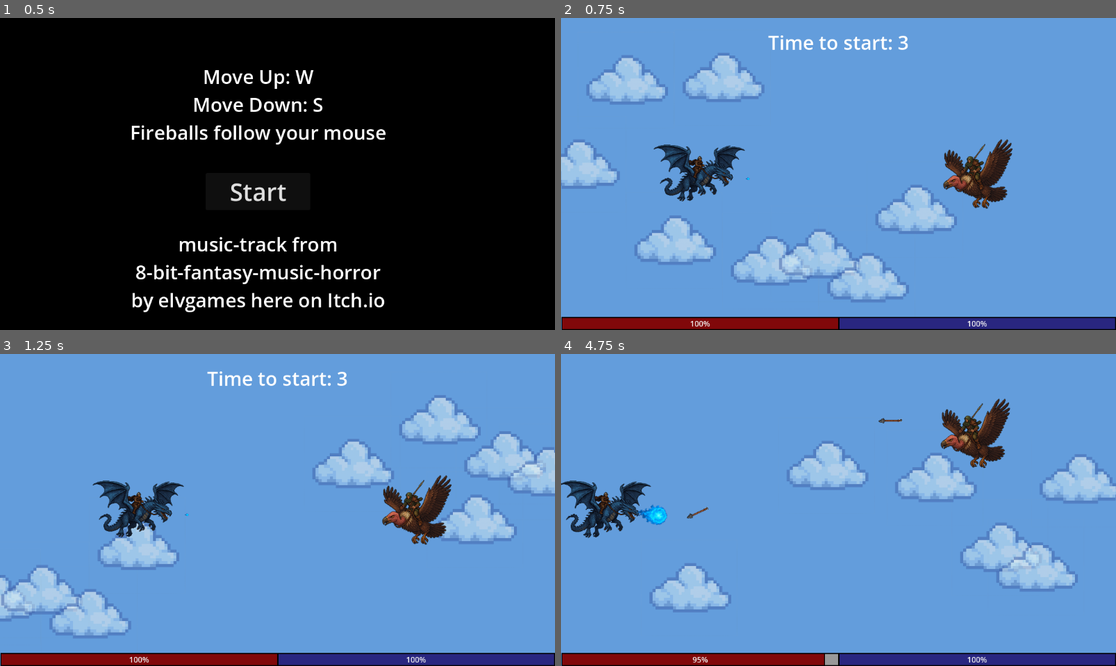
Above: before the commit, frames 1-4 (two rows, left to right).
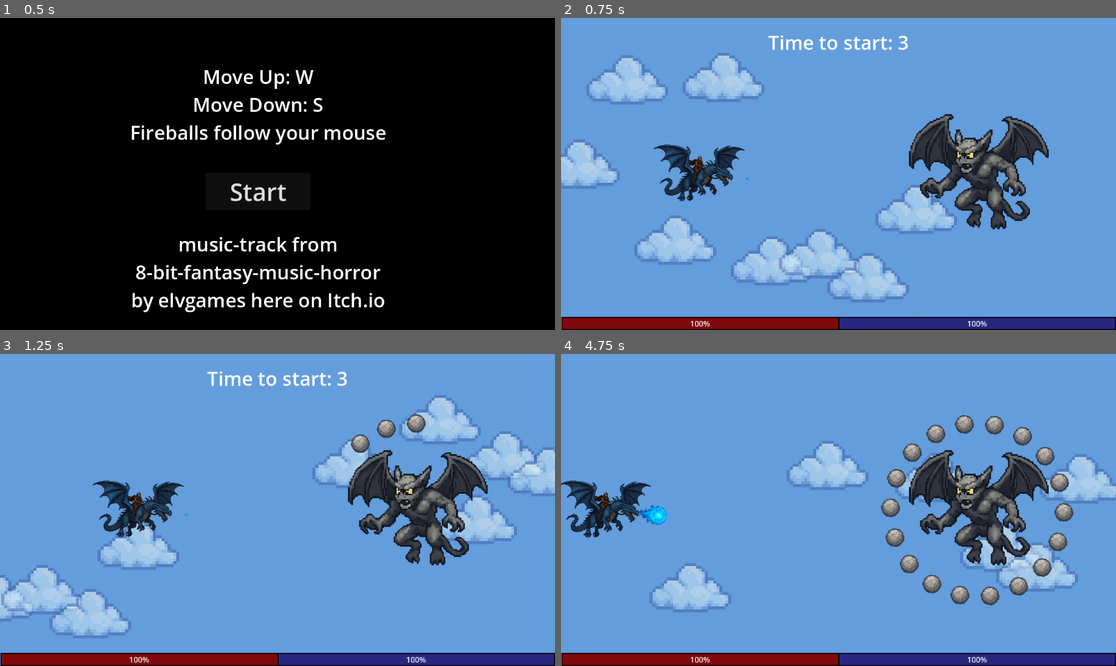
Above: after the commit, the same moments.

Repository: marwansabih/dragon_rider
Game: Godot game, scene res://main.tscn
The game is run twice, just before and just after one commit, with the same random seed, the same clock (stepped at 60 frames per second) and the same inputs.
Inputs (mouse positions are in pixels of both pictures, inside the frame that each line leads up to):
- Up to frame 1 (0.5 s): no input
- Up to frame 2 (0.75 s): click "Start" at 0.5 s
- Up to frame 3 (1.25 s): no input
- Up to frame 4 (4.75 s): move the mouse to (960, 494) at 1.27 s; hold D 1.28-2 s; click (960, 494) at 1.42 s; drag from (727, 525) to (971, 513) at 2.02 s; move the mouse to (894, 441) at 2.77 s; hold D 2.78-3.5 s; drag from (810, 572) to (971, 513) at 3.52 s; move the mouse to (1005, 556) at 4.27 s; hold A from 4.28 s (still down)

Frame 1 is identical in both runs. In frame 2, 4.8% of the frame differs, in the area x 62-88%, y 30-68%; in frame 3, 5.3%; in frame 4, 9.2%, in the area x 22-93%, y 14-100%.

Commit message:
first implementation of gargolye boss

Diff:
--- /dev/null
+++ b/Projectiles/stone.gd
@@ -0,0 +1,18 @@
+class_name Stone
+
+extends Sprite2D
+
+var velocity_magnitud: int = 20
+var velocity_dir: Vector2
+var shooter: String
+
+func _ready() -> void:
+	$Area2D.add_to_group("projectile")
+	$VisibleOnScreenNotifier2D.screen_exited.connect(
+		func(): queue_free()
+	)
+
+func _physics_process(delta: float) -> void:
+	if velocity_dir:
+		var delta_pos = velocity_dir * velocity_magnitud
+		position += delta_pos
--- a/Projectiles/stone.tscn
+++ b/Projectiles/stone.tscn
@@ -1,6 +1,20 @@
-[gd_scene load_steps=2 format=3 uid="uid://7ksbrht3qlw8"]
+[gd_scene load_steps=4 format=3 uid="uid://7ksbrht3qlw8"]
 
 [ext_resource type="Texture2D" uid="uid://d0gjwb4kdogin" path="res://images/stone.png" id="1_as7bu"]
+[ext_resource type="Script" uid="uid://bdc1j4ylj8fr3" path="res://Projectiles/stone.gd" id="2_2v20m"]
+
+[sub_resource type="CircleShape2D" id="CircleShape2D_2v20m"]
+radius = 16.0312
 
 [node name="Stone" type="Sprite2D"]
 texture = ExtResource("1_as7bu")
+script = ExtResource("2_2v20m")
+
+[node name="Area2D" type="Area2D" parent="."]
+
+[node name="CollisionShape2D" type="CollisionShape2D" parent="Area2D"]
+shape = SubResource("CircleShape2D_2v20m")
+
+[node name="VisibleOnScreenNotifier2D" type="VisibleOnScreenNotifier2D" parent="."]
+position = Vector2(0.5, -2.86102e-07)
+scale = Vector2(1.25, 1.3)
--- a/enemies/enemy_screen.gd
+++ b/enemies/enemy_screen.gd
@@ -3,13 +3,15 @@
 
 @export var flying_vulpture_class : PackedScene
 @export var flying_dragon_class: PackedScene
+@export var gargoyle_class: PackedScene
 @export var spear_class: PackedScene
 
 var game_screen: GameScreen
 
 func setup(game_screen: GameScreen):
 	self.game_screen = game_screen
-	create_enemy("vulpture")
+	#create_enemy("vulpture")
+	create_enemy("gargoyle")
 	"""
 	$Timer.timeout.connect(
 		create_enemy.bind("vulpture")
@@ -40,6 +42,17 @@
 		)
 		#$Timer.wait_time = randf_range(15,20)
 		#$Timer.start()
+	if name == "gargoyle":
+		var gargoyle: Gargoyle = gargoyle_class.instantiate()
+		game_screen.add_child(gargoyle)
+		gargoyle.setup(game_screen)
+		$Healthbar.max_value = gargoyle.health
+		$Healthbar.value = gargoyle.health
+		gargoyle.took_hit.connect(
+			update_enemy_bar
+		)
+
+
 	if name == "flying_dragon":
 		var flying_dragon: FlyingDragon = flying_dragon_class.instantiate()
 		var x = 1151 - 75
@@ -109,7 +122,6 @@
 	var dy = -target_pos.y + start_pos.y  # correct direction (taking into account that dy starts from top)
 	var vx = -1000.0  # leftward horizontal speed
 	var t = abs(dx / vx)  # time to reach target at this vx
-	print(t)
 
 	var vy = (dy + 0.5 * g * t * t) / t  # vertical speed with gravity
 
--- a/enemies/enemy_screen.tscn
+++ b/enemies/enemy_screen.tscn
@@ -1,9 +1,10 @@
-[gd_scene load_steps=8 format=3 uid="uid://cb6cs1flpc6np"]
+[gd_scene load_steps=9 format=3 uid="uid://cb6cs1flpc6np"]
 
 [ext_resource type="Script" uid="uid://brqani7vcr6ha" path="res://enemies/enemy_screen.gd" id="1_mfcrk"]
 [ext_resource type="PackedScene" uid="uid://1kryypyi2eii" path="res://enemies/flying_vulputure.tscn" id="2_menia"]
 [ext_resource type="PackedScene" uid="uid://yau1r41donsw" path="res://enemies/flying_dragon.tscn" id="3_0cb6c"]
 [ext_resource type="PackedScene" uid="uid://r8cgma6s024x" path="res://Projectiles/spear.tscn" id="3_j8kao"]
+[ext_resource type="PackedScene" uid="uid://ckls68aqb2xoj" path="res://enemies/gargoyle.tscn" id="4_wc4l7"]
 [ext_resource type="AudioStream" uid="uid://eypv3satute7" path="res://music/Bow Blocked 3.ogg" id="5_adkbi"]
 
 [sub_resource type="StyleBoxFlat" id="StyleBoxFlat_adkbi"]
@@ -25,6 +26,7 @@
 script = ExtResource("1_mfcrk")
 flying_vulpture_class = ExtResource("2_menia")
 flying_dragon_class = ExtResource("3_0cb6c")
+gargoyle_class = ExtResource("4_wc4l7")
 spear_class = ExtResource("3_j8kao")
 
 [node name="Timer" type="Timer" parent="."]
--- a/enemies/flying_vulputure.gd
+++ b/enemies/flying_vulputure.gd
@@ -30,8 +30,6 @@
 	$StartXFlight.stop()
 
 func take_hit(area: Area2D):
-	if not $AudioStreamPlayer2D.playing:
-		$AudioStreamPlayer2D.play()
 	if not area.is_in_group("projectile"):
 		return
 	var spear = area.get_parent()
@@ -40,6 +38,8 @@
 
 	if spear.shooter != "dragon":
 		return
+	if not $AudioStreamPlayer2D.playing:
+		$AudioStreamPlayer2D.play()
 	modulate = Color.RED
 	await get_tree().create_timer(0.2).timeout
 	modulate = org_modulate
--- a/enemies/gargoyle.gd
+++ b/enemies/gargoyle.gd
@@ -4,60 +4,133 @@
 
 @export var stone_class: PackedScene
 
-var first_stone_circle = []
-var first_stone_circle_rotating = false
+class StoneCircle:
+	var circle: Array = []
+	var rotation_factor = 1
+	var radius: int = 180
+	var circle_rotating: bool = false
+	var firiging_enabled: bool = false
+
+
+var first_stone_circle = StoneCircle.new()
+var second_stone_circle = StoneCircle.new()
+
 var delta_phi = 0.5 /360 * PI * 2
-var firing_enabled = false
-var fired_stones = []
+
 var firing_threshold_angle = 0.1
+var stone_generation_time = 0.2
 var target_position
+var max_health = 3000
+var health = 3000
+var game_screen: GameScreen
+var player: Dragon
+var stage = 1
+
+
+var org_modulate: Color
+
+signal took_hit(damage)
+
+
 
 func _ready() -> void:
-	generate_stone_circle()
+	org_modulate = modulate
+	position = Vector2(0.75 * 1152.0, 324)
+	$Area2D.area_entered.connect(take_hit)
+	generate_stone_circle(
+		first_stone_circle,
+		180
+	)
+
+func generate_stone_circle(
+	stone_circle: StoneCircle,
+	radius: int,
+	rotation_factor=1
+) -> void:
+	stone_circle.radius = radius
+	stone_circle.rotation_factor = rotation_factor
+	for i in 18:
+		var angle: float = - i * PI/9 * rotation_factor
+		var dir = Vector2(0,-1).rotated(angle)
+		var stone_position: Vector2 = radius * dir
+		await get_tree().create_timer(stone_generation_time).timeout
+		var stone: Stone = stone_class.instantiate()
+		stone.shooter = "gargoyle"
+		stone.position = stone_position + global_position
+		stone_circle.circle.append(stone)
+		game_screen.add_child(stone)
+	stone_circle.circle_rotating = true
+	await get_tree().create_timer(0.5).timeout
+	stone_circle.firiging_enabled = true
+
+func _physics_process(delta: float) -> void:
+	if first_stone_circle.circle_rotating:
+		rotate_circle(first_stone_circle)
+	if second_stone_circle.circle_rotating:
+		rotate_circle(second_stone_circle)
 
 
-func generate_stone_circle() -> void:
-	for i in 18:
-		var angle: float = - i * PI/9
-		var dir = Vector2(0,-1).rotated(angle)
-		var stone_position: Vector2 = 180 * dir
-		await get_tree().create_timer(0.2).timeout
-		var stone: Sprite2D = stone_class.instantiate()
-		stone.position = stone_position
-		first_stone_circle.append(stone)
-		add_child(stone)
-	first_stone_circle_rotating = true
-	await get_tree().create_timer(0.5).timeout
-	start_shooting(Vector2(100,100))
+func take_hit(area: Area2D):
+	if not area.is_in_group("projectile"):
+		return
+	var spear = area.get_parent()
 
-func _physics_process(delta: float) -> void:
-	if first_stone_circle_rotating:
-		rotate_circle()
+	if spear.shooter != "dragon":
+		return
+	#if not $AudioStreamPlayer2D.playing:
+	#	$AudioStreamPlayer2D.play()
+	modulate = Color.RED
+	await get_tree().create_timer(0.2).timeout
+	modulate = org_modulate
+	if spear and is_instance_valid(spear):
+		spear.queue_free()
+	health -= 20
+	took_hit.emit(20)
+	if health <= max_health * 2/3 and stage == 1:
+		delta_phi *= 3
+		stone_generation_time /= 2
+		stage += 1
+	if health <= max_health * 1/3 and stage == 2:
+		stage = 3
+		generate_stone_circle(
+			second_stone_circle,
+			250,
+			-1
+		)
+	if health <= 0:
+		queue_free()
+		GlobalVariables.game_won.emit()
 
-func rotate_circle():
-	for stone: Sprite2D in first_stone_circle:
-		var dir = stone.position.normalized()
-		stone.position = stone.position.rotated(-delta_phi)
+func setup(game_screen: GameScreen):
+	self.game_screen = game_screen
+	self.player = game_screen.dragon
 
-		if firing_enabled and not fired_stones.has(stone):
-			var angle_from_top = dir.angle_to(Vector2(-1, 0))
+func rotate_circle(
+	stone_circle: StoneCircle
+):
+	if not stone_circle.circle:
+		stone_circle.circle_rotating = false
+		stone_circle.firiging_enabled = false
+		generate_stone_circle(
+			stone_circle,
+			stone_circle.radius,
+			stone_circle.rotation_factor
+		)
+	for stone: Sprite2D in stone_circle.circle:
+		var delta_pos = stone.position - global_position
+		stone.position = global_position + delta_pos.rotated(-delta_phi)
+		stone.rotation -= -delta_phi
+
+
+		if stone_circle.firiging_enabled:
+			var dir = delta_pos.normalized()
+			var angle_from_top = dir.angle_to(Vector2(-1, -1))
 			if abs(angle_from_top) < firing_threshold_angle:
-				fire_stone(stone)
+				fire_stone(stone, stone_circle)
 
-func start_shooting(target: Vector2) -> void:
-	target_position = target
-	firing_enabled = true
 
-func fire_stone(stone: Sprite2D) -> void:
-	fired_stones.append(stone)
-	first_stone_circle.erase(stone)
-
+func fire_stone(stone: Stone, stone_circle: StoneCircle) -> void:
+	stone_circle.circle.erase(stone)
 	var global_pos = stone.global_position
-	var direction = (target_position - global_pos).normalized()
-	var speed = 300.0
-	var distance = global_pos.distance_to(target_position)
-	var duration = distance / speed
-
-	var tween = create_tween()
-	tween.tween_property(stone, "global_position", target_position, duration)
-	tween.tween_callback(stone.queue_free)
+	var direction = (player.position - global_pos).normalized()
+	stone.velocity_dir = direction
--- a/enemies/gargoyle.tscn
+++ b/enemies/gargoyle.tscn
@@ -5,7 +5,11 @@
 [ext_resource type="PackedScene" uid="uid://7ksbrht3qlw8" path="res://Projectiles/stone.tscn" id="3_6sw7h"]
 
 [node name="Sprite2D" type="Sprite2D"]
-position = Vector2(819, 328)
 texture = ExtResource("1_pq60k")
 script = ExtResource("2_6sw7h")
 stone_class = ExtResource("3_6sw7h")
+
+[node name="Area2D" type="Area2D" parent="."]
+
+[node name="CollisionPolygon2D" type="CollisionPolygon2D" parent="Area2D"]
+polygon = PackedVector2Array(32, -93, 54, -116, 87, -123, 131, -91, 159, -35, 84, -3, 114, 28, 113, 90, 60, 116, -17, 114, -61, 74, -114, 45, -138, -10, -147, -80, -58, -130, -42, -97)
--- a/main_game_loop/dragon.gd
+++ b/main_game_loop/dragon.gd
@@ -15,13 +15,13 @@
 	$HealthBar.value = health
 
 func take_hit(area_entered):
-	if not $AudioStreamPlayer2D.playing:
-		$AudioStreamPlayer2D.play()
 	var spear = area_entered.get_parent()
 	if not spear and not is_instance_valid(spear):
 		return
 	if spear.shooter == "dragon":
 		return
+	if not $AudioStreamPlayer2D.playing:
+		$AudioStreamPlayer2D.play()
 	modulate = Color.RED
 	await get_tree().create_timer(0.2).timeout
 	modulate = org_modulate
--- a/main_game_loop/game_screen.gd
+++ b/main_game_loop/game_screen.gd
@@ -13,10 +13,10 @@
 
 
 func _ready() -> void:
+	self.dragon = $Dragon
 	var enemy_screen: EnemyScreen = enemy_screen_class.instantiate()
 	add_child(enemy_screen)
 	enemy_screen.setup(self)
-	dragon = $Dragon
 	update_time_left()
 	$SpearTimer.start()
 	#$SpearTimer.timeout.connect(fire_spear)
Not shown, added: Projectiles/stone.gd.uid
Not shown, changed: ToDO.txt
